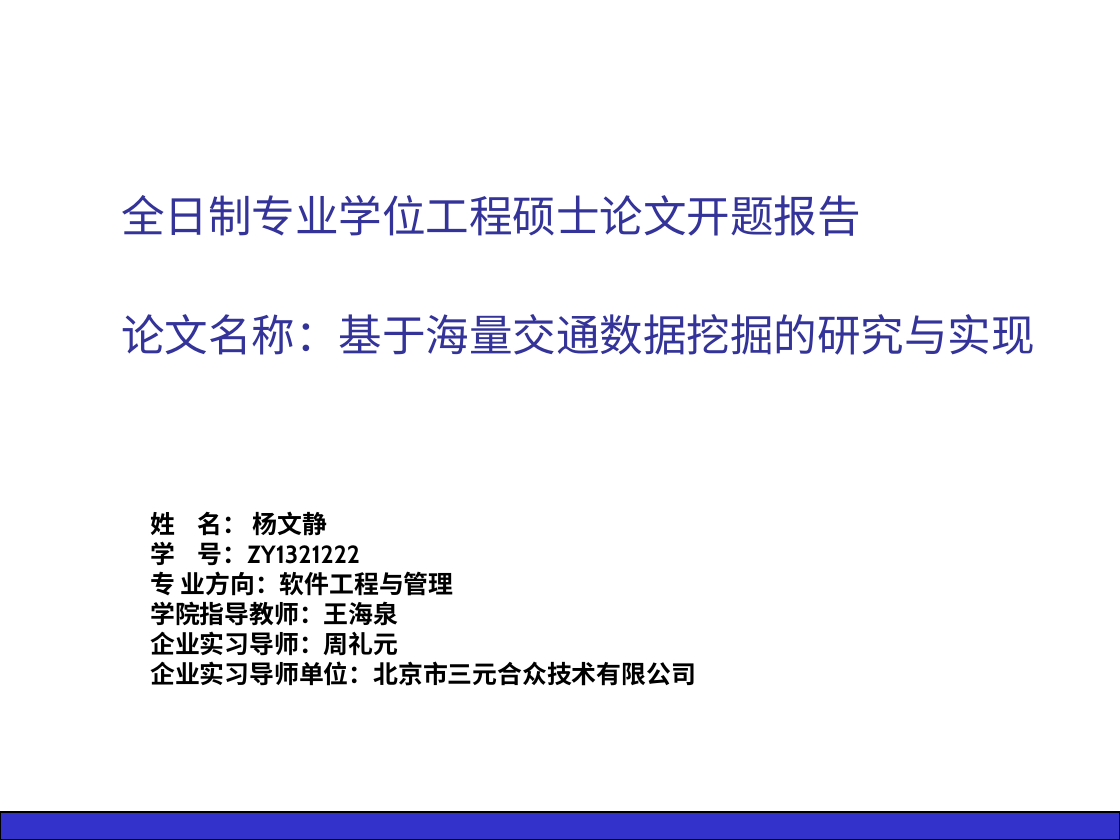
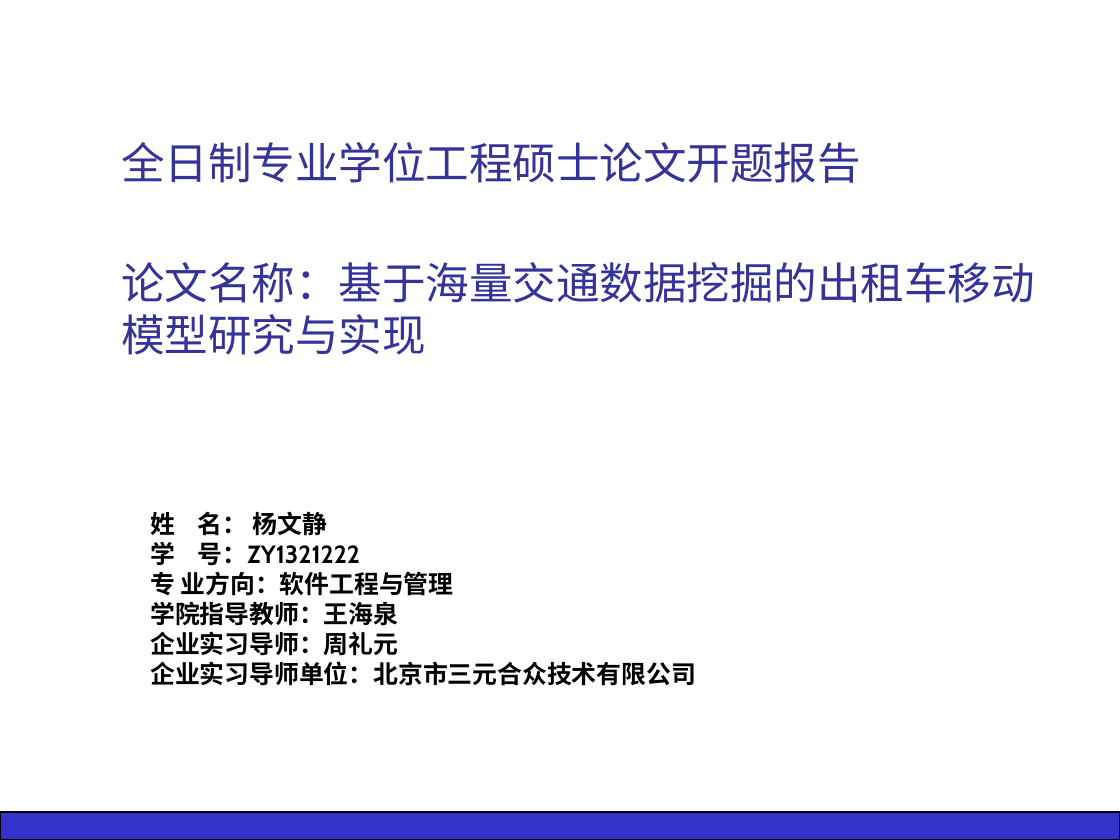
Before and after one commit to wsgan001/BigPaper, a slide deck: slide 1 of 开题/ZY1321222-杨文静-开题演示：基于海量交通数据挖掘的移动模型的研究与实现-20150321-0-ywj.ppt. Drawn at 1120x840 pixels with LibreOffice and Linux fonts; fonts in the diff are those of the drawing; background and template pictures are left out. Boxes give left, top, right and bottom in pixels: in the first picture for what was removed or moved away, otherwise in the second. Text is boxed around its words. In the diff, an @@ line names an element or a change of style, - is before the commit and + after.

Commit message:
开题报告和文献综述

```diff
--- a/开题/ZY1321222-杨文静-开题演示：基于海量交通数据挖掘的移动模型的研究与实现-20150321-0-ywj.ppt
+++ b/开题/ZY1321222-杨文静-开题演示：基于海量交通数据挖掘的移动模型的研究与实现-20150321-0-ywj.ppt
@@ title at bbox=[121, 142, 1034, 355]: text changed @@
-全日制专业学位工程硕士论文开题报告
-论文名称：基于海量交通数据挖掘的研究与实现
+全日制专业学位工程硕士论文开题报告
+论文名称：基于海量交通数据挖掘的出租车移动模型研究与实现
```
Also in this commit, not shown: 5 other slides changed, 3 slides added, 1 slide removed, 19 other files.
